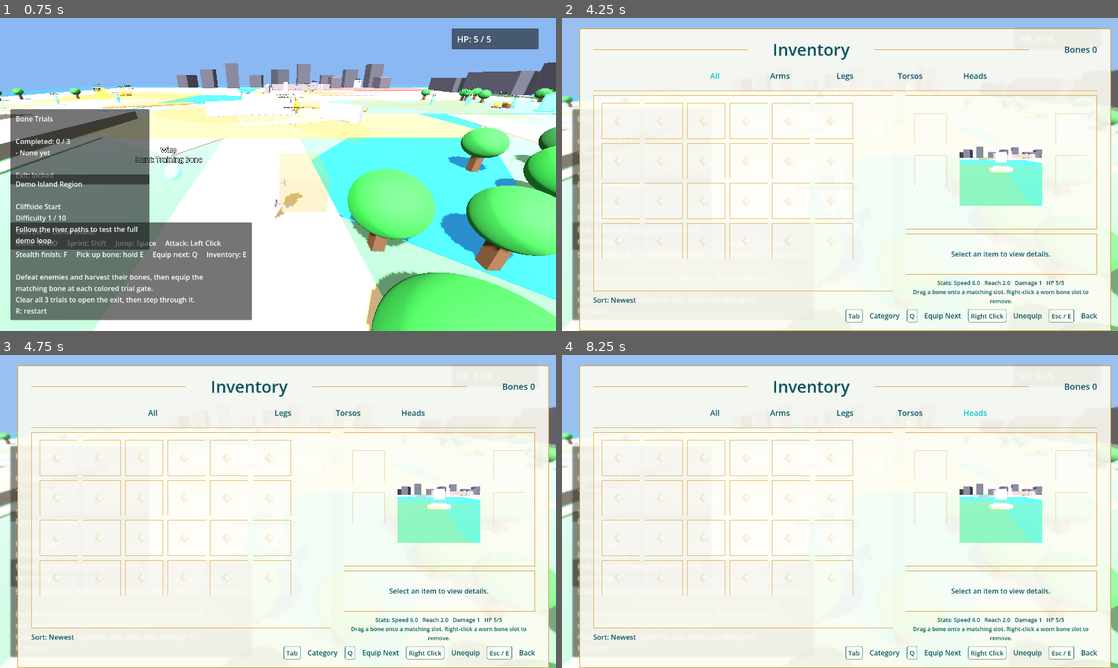
Above: before the commit, frames 1-4 (two rows, left to right).
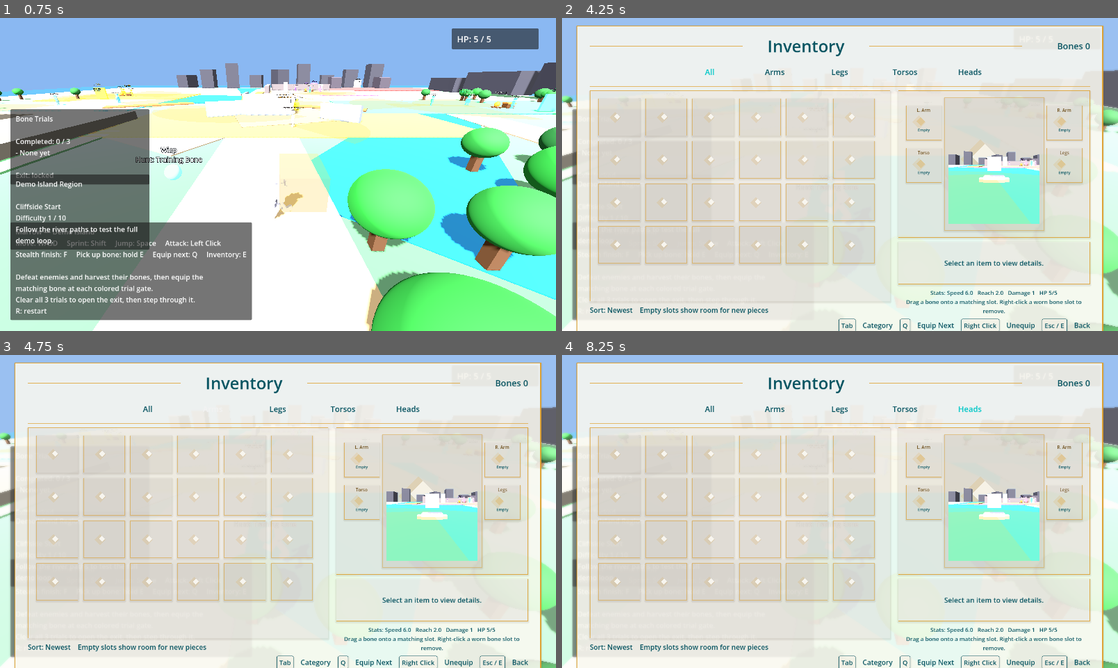
Above: after the commit, the same moments.

Repository: MarrowGameDev/MARROW
Game: Godot game, scene res://scenes/main.tscn
The game is run twice, just before and just after one commit, with the same random seed, the same clock (stepped at 60 frames per second) and the same inputs.
Inputs (mouse positions are in pixels of both pictures, inside the frame that each line leads up to):
- Up to frame 1 (0.75 s): tap Enter at 0.5 s; move the mouse to (400, 158) at 0.52 s; hold D (move_right) from 0.53 s (still down); tap Q (equip) at 0.6 s; click (400, 158) at 0.67 s
- Up to frame 2 (4.25 s): tap Space (jump) at 0.77, 3.77 s; release D (move_right) at 1.25 s; drag from (728, 190) to (812, 237) at 1.27 s; move the mouse to (895, 105) at 2.02 s; hold D (move_right) 2.03-2.75 s; tap Q (equip) at 2.1, 3.8 s; click (895, 105) at 2.17 s; drag from (812, 237) to (673, 127) at 2.77 s; move the mouse to (1006, 221) at 3.52 s; hold A (move_left) from 3.53 s (still down); tap F (stealth_finish) at 3.6 s; click (1006, 221) at 3.67 s; tap E (inventory) at 4.15 s
- Up to frame 3 (4.75 s): release A (move_left) at 4.25 s; click "Arms" at 4.25 s
- Up to frame 4 (8.25 s): click "Legs" at 5 s; click "All" at 5.75 s; click "Torsos" at 6.5 s; click "Heads" at 7.25 s; tap Space (jump) at 8 s; drag from (928, 467) to (756, 433) at 8.02 s

Frame 1 is identical in both runs. In frame 2, 43% of the frame differs, in the area x 2-99%, y 2-100%; in frame 3, 43%; in frame 4, 43%.

Commit message:
mejora la interfaz del inventario y excluye cachés de Godot(pene)

Diff:
--- a/scripts/player.gd
+++ b/scripts/player.gd
@@ -620,28 +620,28 @@
 	safe_area.anchor_bottom = 1.0
 	safe_area.process_mode = Node.PROCESS_MODE_ALWAYS
 	safe_area.mouse_filter = Control.MOUSE_FILTER_IGNORE
-	safe_area.add_theme_constant_override("margin_left", 40)
-	safe_area.add_theme_constant_override("margin_top", 24)
-	safe_area.add_theme_constant_override("margin_right", 40)
-	safe_area.add_theme_constant_override("margin_bottom", 24)
+	safe_area.add_theme_constant_override("margin_left", 34)
+	safe_area.add_theme_constant_override("margin_top", 18)
+	safe_area.add_theme_constant_override("margin_right", 34)
+	safe_area.add_theme_constant_override("margin_bottom", 18)
 	inventory_root.add_child(safe_area)
 
 	var panel := PanelContainer.new()
 	panel.name = "InventoryPanel"
 	panel.process_mode = Node.PROCESS_MODE_ALWAYS
-	panel.add_theme_stylebox_override("panel", _make_inventory_style(Color(0.99, 0.985, 0.945, 0.90), Color(0.87, 0.63, 0.19, 0.95), 2, 0))
+	panel.add_theme_stylebox_override("panel", _make_inventory_style(Color(0.99, 0.985, 0.955, 0.86), Color(0.87, 0.63, 0.19, 0.96), 2, 0))
 	safe_area.add_child(panel)
 
 	var panel_margin := MarginContainer.new()
-	panel_margin.add_theme_constant_override("margin_left", 26)
-	panel_margin.add_theme_constant_override("margin_top", 18)
-	panel_margin.add_theme_constant_override("margin_right", 26)
-	panel_margin.add_theme_constant_override("margin_bottom", 16)
+	panel_margin.add_theme_constant_override("margin_left", 24)
+	panel_margin.add_theme_constant_override("margin_top", 16)
+	panel_margin.add_theme_constant_override("margin_right", 24)
+	panel_margin.add_theme_constant_override("margin_bottom", 14)
 	panel.add_child(panel_margin)
 
 	var root := VBoxContainer.new()
 	root.process_mode = Node.PROCESS_MODE_ALWAYS
-	root.add_theme_constant_override("separation", 10)
+	root.add_theme_constant_override("separation", 9)
 	panel_margin.add_child(root)
 
 	var header := HBoxContainer.new()
@@ -679,11 +679,11 @@
 
 	var body := HBoxContainer.new()
 	body.size_flags_vertical = Control.SIZE_EXPAND_FILL
-	body.add_theme_constant_override("separation", 28)
+	body.add_theme_constant_override("separation", 18)
 	root.add_child(body)
 
 	var left_panel := VBoxContainer.new()
-	left_panel.custom_minimum_size = Vector2(690, 0)
+	left_panel.custom_minimum_size = Vector2(650, 0)
 	left_panel.size_flags_horizontal = Control.SIZE_EXPAND_FILL
 	left_panel.size_flags_vertical = Control.SIZE_EXPAND_FILL
 	left_panel.add_theme_constant_override("separation", 8)
@@ -704,12 +704,12 @@
 	items_grid = GridContainer.new()
 	items_grid.process_mode = Node.PROCESS_MODE_ALWAYS
 	items_grid.columns = 6
-	items_grid.add_theme_constant_override("h_separation", 10)
-	items_grid.add_theme_constant_override("v_separation", 10)
+	items_grid.add_theme_constant_override("h_separation", 12)
+	items_grid.add_theme_constant_override("v_separation", 12)
 	grid_margin.add_child(items_grid)
 
 	var sort_label := Label.new()
-	sort_label.text = "Sort: Newest"
+	sort_label.text = "Sort: Newest    Empty slots show room for new pieces"
 	sort_label.add_theme_font_size_override("font_size", 16)
 	sort_label.add_theme_color_override("font_color", Color(0.03, 0.33, 0.38, 1.0))
 	left_panel.add_child(sort_label)
@@ -721,20 +721,20 @@
 	body.add_child(right_panel)
 
 	var preview_panel := PanelContainer.new()
-	preview_panel.custom_minimum_size = Vector2(430, 300)
-	preview_panel.add_theme_stylebox_override("panel", _make_inventory_style(Color(1.0, 1.0, 1.0, 0.22), Color(0.87, 0.63, 0.19, 0.85), 1, 0))
+	preview_panel.custom_minimum_size = Vector2(430, 330)
+	preview_panel.add_theme_stylebox_override("panel", _make_inventory_style(Color(1.0, 1.0, 1.0, 0.18), Color(0.87, 0.63, 0.19, 0.88), 1, 0))
 	right_panel.add_child(preview_panel)
 
 	var preview_area := MarginContainer.new()
-	preview_area.add_theme_constant_override("margin_left", 14)
-	preview_area.add_theme_constant_override("margin_top", 14)
-	preview_area.add_theme_constant_override("margin_right", 14)
-	preview_area.add_theme_constant_override("margin_bottom", 14)
+	preview_area.add_theme_constant_override("margin_left", 12)
+	preview_area.add_theme_constant_override("margin_top", 12)
+	preview_area.add_theme_constant_override("margin_right", 12)
+	preview_area.add_theme_constant_override("margin_bottom", 12)
 	preview_panel.add_child(preview_area)
 	preview_area.add_child(_build_paper_doll())
 
 	var details_panel := PanelContainer.new()
-	details_panel.custom_minimum_size = Vector2(430, 92)
+	details_panel.custom_minimum_size = Vector2(430, 96)
 	details_panel.add_theme_stylebox_override("panel", _make_inventory_style(Color(1.0, 1.0, 1.0, 0.32), Color(0.87, 0.63, 0.19, 0.85), 1, 0))
 	right_panel.add_child(details_panel)
 
@@ -747,7 +747,7 @@
 
 	hover_info_label = Label.new()
 	hover_info_label.name = "HoverInfoLabel"
-	hover_info_label.custom_minimum_size = Vector2(390, 62)
+	hover_info_label.custom_minimum_size = Vector2(390, 66)
 	hover_info_label.autowrap_mode = TextServer.AUTOWRAP_WORD_SMART
 	hover_info_label.horizontal_alignment = HORIZONTAL_ALIGNMENT_CENTER
 	hover_info_label.vertical_alignment = VERTICAL_ALIGNMENT_CENTER
@@ -757,7 +757,7 @@
 
 	inventory_label = Label.new()
 	inventory_label.name = "InventoryLabel"
-	inventory_label.custom_minimum_size = Vector2(430, 42)
+	inventory_label.custom_minimum_size = Vector2(430, 44)
 	inventory_label.autowrap_mode = TextServer.AUTOWRAP_WORD_SMART
 	inventory_label.add_theme_font_size_override("font_size", 13)
 	inventory_label.add_theme_color_override("font_color", Color(0.03, 0.33, 0.38, 1.0))
@@ -920,32 +920,35 @@
 	style.content_margin_top = 4
 	style.content_margin_right = 6
 	style.content_margin_bottom = 4
+	style.shadow_color = Color(0.21, 0.13, 0.04, 0.10)
+	style.shadow_size = 4
+	style.shadow_offset = Vector2(0, 2)
 	return style
 
 
 func _make_empty_inventory_slot() -> Control:
 	var slot := Control.new()
-	slot.custom_minimum_size = Vector2(88, 82)
+	slot.custom_minimum_size = Vector2(96, 86)
 	slot.mouse_filter = Control.MOUSE_FILTER_IGNORE
 
 	var frame := PanelContainer.new()
 	frame.position = Vector2(0, 0)
-	frame.size = Vector2(88, 82)
+	frame.size = Vector2(96, 86)
 	frame.mouse_filter = Control.MOUSE_FILTER_IGNORE
-	frame.add_theme_stylebox_override("panel", _make_inventory_style(Color(1.0, 1.0, 1.0, 0.16), Color(0.87, 0.63, 0.19, 0.62), 1, 0))
+	frame.add_theme_stylebox_override("panel", _make_inventory_style(Color(1.0, 1.0, 1.0, 0.12), Color(0.87, 0.63, 0.19, 0.58), 1, 0))
 	slot.add_child(frame)
 
 	var diamond := ColorRect.new()
 	diamond.color = Color(0.87, 0.63, 0.19, 0.16)
-	diamond.position = Vector2(38, 30)
-	diamond.size = Vector2(16, 16)
+	diamond.position = Vector2(39, 31)
+	diamond.size = Vector2(18, 18)
 	diamond.rotation = PI / 4.0
 	diamond.mouse_filter = Control.MOUSE_FILTER_IGNORE
 	slot.add_child(diamond)
 
 	var diamond_inner := ColorRect.new()
 	diamond_inner.color = Color(0.98, 0.975, 0.955, 0.92)
-	diamond_inner.position = Vector2(41, 33)
+	diamond_inner.position = Vector2(43, 35)
 	diamond_inner.size = Vector2(10, 10)
 	diamond_inner.rotation = PI / 4.0
 	diamond_inner.mouse_filter = Control.MOUSE_FILTER_IGNORE
@@ -956,13 +959,13 @@
 func _build_character_preview_panel() -> Control:
 	var container := SubViewportContainer.new()
 	container.name = "CharacterPreview"
-	container.position = Vector2(106.0, 12.0)
-	container.size = Vector2(190.0, 224.0)
+	container.position = Vector2(98.0, 15.0)
+	container.size = Vector2(210.0, 276.0)
 	container.stretch = true
 	container.mouse_filter = Control.MOUSE_FILTER_IGNORE
 
 	var viewport := SubViewport.new()
-	viewport.size = Vector2i(190, 224)
+	viewport.size = Vector2i(210, 276)
 	viewport.transparent_bg = true
 	container.add_child(viewport)
 
@@ -979,9 +982,9 @@
 
 	var rig_holder := Node3D.new()
 	rig_holder.name = "PreviewRigHolder"
-	rig_holder.position = Vector3(0.0, -0.22, 0.0)
+	rig_holder.position = Vector3(0.0, -0.26, 0.0)
 	rig_holder.rotation_degrees = Vector3(0.0, 180.0, 0.0)
-	rig_holder.scale = Vector3.ONE * 1.35
+	rig_holder.scale = Vector3.ONE * 1.48
 	preview_scene.add_child(rig_holder)
 
 	inventory_preview_rig = ModularSkeletonRig.new()
@@ -990,7 +993,7 @@
 
 	var camera := Camera3D.new()
 	camera.name = "PreviewCamera"
-	camera.position = Vector3(0.0, 0.65, 2.7)
+	camera.position = Vector3(0.0, 0.68, 2.85)
 	camera.look_at(Vector3(0.0, 0.05, 0.0), Vector3.UP)
 	camera.current = true
 	preview_scene.add_child(camera)
@@ -1019,14 +1022,37 @@
 # the functional slots around it still handle drag/drop and right-click unequip.
 func _build_paper_doll() -> Control:
 	var doll := Control.new()
-	doll.custom_minimum_size = Vector2(402, 272)
+	doll.custom_minimum_size = Vector2(406, 306)
 	doll.mouse_filter = Control.MOUSE_FILTER_IGNORE
 
+	var center_frame := PanelContainer.new()
+	center_frame.position = Vector2(88, 0)
+	center_frame.size = Vector2(230, 306)
+	center_frame.mouse_filter = Control.MOUSE_FILTER_IGNORE
+	center_frame.add_theme_stylebox_override("panel", _make_inventory_style(Color(1.0, 1.0, 1.0, 0.12), Color(0.87, 0.63, 0.19, 0.46), 1, 0))
+	doll.add_child(center_frame)
+
+	var ring := ColorRect.new()
+	ring.position = Vector2(171, 96)
+	ring.size = Vector2(64, 64)
+	ring.rotation = PI / 4.0
+	ring.color = Color(0.87, 0.63, 0.19, 0.16)
+	ring.mouse_filter = Control.MOUSE_FILTER_IGNORE
+	doll.add_child(ring)
+
+	var ring_inner := ColorRect.new()
+	ring_inner.position = Vector2(182, 107)
+	ring_inner.size = Vector2(42, 42)
+	ring_inner.rotation = PI / 4.0
+	ring_inner.color = Color(0.99, 0.985, 0.955, 0.78)
+	ring_inner.mouse_filter = Control.MOUSE_FILTER_IGNORE
+	doll.add_child(ring_inner)
+
 	doll.add_child(_build_character_preview_panel())
-	_place_slot(doll, "left_arm", "L. Arm", Vector2(2, 24))
-	_place_slot(doll, "right_arm", "R. Arm", Vector2(326, 24))
-	_place_slot(doll, "body", "Torso", Vector2(2, 120))
-	_place_slot(doll, "legs", "Legs", Vector2(326, 120))
+	_place_slot(doll, "left_arm", "L. Arm", Vector2(0, 18))
+	_place_slot(doll, "right_arm", "R. Arm", Vector2(324, 18))
+	_place_slot(doll, "body", "Torso", Vector2(0, 116))
+	_place_slot(doll, "legs", "Legs", Vector2(324, 116))
 
 	return doll
 
--- a/scripts/ui_bone_item.gd
+++ b/scripts/ui_bone_item.gd
@@ -8,42 +8,68 @@
 var bone_id: String = ""
 var player: Node = null
 var _label: Label = null
+var _slot_label: Label = null
 
 
 # Called right after .new() to fill in the tile's look and data.
 func setup(id: String, player_ref: Node) -> void:
 	bone_id = id
 	player = player_ref
-	custom_minimum_size = Vector2(88, 82)
+	custom_minimum_size = Vector2(96, 86)
 	process_mode = Node.PROCESS_MODE_ALWAYS
 	mouse_filter = Control.MOUSE_FILTER_STOP
 
 	var frame := PanelContainer.new()
 	frame.position = Vector2(0, 0)
-	frame.size = Vector2(88, 82)
+	frame.size = Vector2(96, 86)
 	frame.mouse_filter = Control.MOUSE_FILTER_IGNORE
-	frame.add_theme_stylebox_override("panel", _make_tile_style(Color(1.0, 1.0, 1.0, 0.62), Color(0.87, 0.63, 0.19, 0.72), 1))
+	frame.add_theme_stylebox_override("panel", _make_tile_style(Color(1.0, 1.0, 1.0, 0.58), Color(0.87, 0.63, 0.19, 0.78), 1))
 	add_child(frame)
 
+	var top_rule := ColorRect.new()
+	top_rule.color = Color(0.87, 0.63, 0.19, 0.36)
+	top_rule.position = Vector2(12, 10)
+	top_rule.size = Vector2(72, 1)
+	top_rule.mouse_filter = Control.MOUSE_FILTER_IGNORE
+	add_child(top_rule)
+
 	# The colored square (matches the bone's color).
-	var box := ColorRect.new()
-	box.color = BoneDatabase.color(id)
-	box.position = Vector2(30, 18)
-	box.size = Vector2(28, 28)
-	box.rotation = PI / 4.0
-	box.mouse_filter = Control.MOUSE_FILTER_IGNORE
-	add_child(box)
+	var glow := ColorRect.new()
+	glow.color = BoneDatabase.color(id).lightened(0.18)
+	glow.position = Vector2(31, 17)
+	glow.size = Vector2(34, 34)
+	glow.rotation = PI / 4.0
+	glow.mouse_filter = Control.MOUSE_FILTER_IGNORE
+	add_child(glow)
+
+	var core := ColorRect.new()
+	core.color = BoneDatabase.color(id)
+	core.position = Vector2(35, 21)
+	core.size = Vector2(26, 26)
+	core.rotation = PI / 4.0
+	core.mouse_filter = Control.MOUSE_FILTER_IGNORE
+	add_child(core)
 
 	# The bone name under it, with a "(worn)" tag when it's currently equipped.
 	_label = Label.new()
-	_label.position = Vector2(4, 52)
-	_label.size = Vector2(80, 24)
-	_label.add_theme_font_size_override("font_size", 9)
+	_label.position = Vector2(5, 50)
+	_label.size = Vector2(86, 22)
+	_label.add_theme_font_size_override("font_size", 10)
 	_label.add_theme_color_override("font_color", Color(0.03, 0.33, 0.38, 1.0))
 	_label.horizontal_alignment = HORIZONTAL_ALIGNMENT_CENTER
 	_label.autowrap_mode = TextServer.AUTOWRAP_WORD_SMART
 	_label.mouse_filter = Control.MOUSE_FILTER_IGNORE
 	add_child(_label)
+
+	_slot_label = Label.new()
+	_slot_label.position = Vector2(5, 72)
+	_slot_label.size = Vector2(86, 12)
+	_slot_label.text = _slot_display_name(BoneDatabase.slot(id))
+	_slot_label.add_theme_font_size_override("font_size", 8)
+	_slot_label.add_theme_color_override("font_color", Color(0.44, 0.32, 0.12, 0.95))
+	_slot_label.horizontal_alignment = HORIZONTAL_ALIGNMENT_CENTER
+	_slot_label.mouse_filter = Control.MOUSE_FILTER_IGNORE
+	add_child(_slot_label)
 	refresh()
 
 	# Hovering shows this bone's stats in the inventory's info area.
@@ -81,8 +107,9 @@
 	var wrap := Control.new()
 	var rect := ColorRect.new()
 	rect.color = BoneDatabase.color(bone_id)
-	rect.size = Vector2(52, 52)
-	rect.position = Vector2(-26, -26) # center the ghost on the cursor
+	rect.size = Vector2(50, 50)
+	rect.position = Vector2(-25, -25) # center the ghost on the cursor
+	rect.rotation = PI / 4.0
 	wrap.add_child(rect)
 	return wrap
 
@@ -99,7 +126,24 @@
 	style.content_margin_top = 4
 	style.content_margin_right = 4
 	style.content_margin_bottom = 4
+	style.shadow_color = Color(0.21, 0.13, 0.04, 0.12)
+	style.shadow_size = 3
+	style.shadow_offset = Vector2(0, 2)
 	return style
+
+
+func _slot_display_name(slot: String) -> String:
+	match slot:
+		"right_arm", "left_arm":
+			return "Arms"
+		"legs":
+			return "Legs"
+		"body":
+			return "Torso"
+		"head":
+			return "Head"
+		_:
+			return "Piece"
 
 
 # Accept a bone dragged out of a slot, to unequip it.
--- a/scripts/ui_bone_slot.gd
+++ b/scripts/ui_bone_slot.gd
@@ -10,34 +10,53 @@
 
 var _box: ColorRect
 var _label: Label
+var _slot_label: Label
 
 
 func setup(slot: String, short: String, player_ref: Node) -> void:
 	slot_name = slot
 	short_name = short
 	player = player_ref
-	custom_minimum_size = Vector2(74, 72)
+	custom_minimum_size = Vector2(82, 80)
 	process_mode = Node.PROCESS_MODE_ALWAYS
 	mouse_filter = Control.MOUSE_FILTER_STOP
 
 	var frame := PanelContainer.new()
 	frame.position = Vector2(0, 0)
-	frame.size = Vector2(74, 72)
+	frame.size = Vector2(82, 80)
 	frame.mouse_filter = Control.MOUSE_FILTER_IGNORE
-	frame.add_theme_stylebox_override("panel", _make_slot_style(Color(1.0, 1.0, 1.0, 0.20), Color(0.87, 0.63, 0.19, 0.35), 1))
+	frame.add_theme_stylebox_override("panel", _make_slot_style(Color(1.0, 1.0, 1.0, 0.22), Color(0.87, 0.63, 0.19, 0.68), 1))
 	add_child(frame)
 
+	_slot_label = Label.new()
+	_slot_label.position = Vector2(4, 4)
+	_slot_label.size = Vector2(74, 16)
+	_slot_label.text = short_name
+	_slot_label.add_theme_font_size_override("font_size", 10)
+	_slot_label.add_theme_color_override("font_color", Color(0.44, 0.32, 0.12, 1.0))
+	_slot_label.horizontal_alignment = HORIZONTAL_ALIGNMENT_CENTER
+	_slot_label.mouse_filter = Control.MOUSE_FILTER_IGNORE
+	add_child(_slot_label)
+
+	var diamond_back := ColorRect.new()
+	diamond_back.position = Vector2(30, 23)
+	diamond_back.size = Vector2(22, 22)
+	diamond_back.rotation = PI / 4.0
+	diamond_back.color = Color(0.87, 0.63, 0.19, 0.14)
+	diamond_back.mouse_filter = Control.MOUSE_FILTER_IGNORE
+	add_child(diamond_back)
+
 	_box = ColorRect.new()
-	_box.position = Vector2(26, 12)
-	_box.size = Vector2(22, 22)
+	_box.position = Vector2(34, 27)
+	_box.size = Vector2(14, 14)
 	_box.rotation = PI / 4.0
 	_box.mouse_filter = Control.MOUSE_FILTER_IGNORE
 	add_child(_box)
 
 	_label = Label.new()
-	_label.position = Vector2(2, 44)
-	_label.size = Vector2(70, 26)
-	_label.add_theme_font_size_override("font_size", 8)
+	_label.position = Vector2(5, 50)
+	_label.size = Vector2(72, 27)
+	_label.add_theme_font_size_override("font_size", 9)
 	_label.add_theme_color_override("font_color", Color(0.03, 0.33, 0.38, 1.0))
 	_label.horizontal_alignment = HORIZONTAL_ALIGNMENT_CENTER
 	_label.autowrap_mode = TextServer.AUTOWRAP_WORD_SMART
@@ -73,10 +92,10 @@
 	if equipped.has(slot_name):
 		var bone_id: String = equipped[slot_name]
 		_box.color = BoneDatabase.color(bone_id)
-		_label.text = short_name + "\n" + BoneDatabase.display_name(bone_id)
+		_label.text = BoneDatabase.display_name(bone_id)
 	else:
-		_box.color = Color(1.0, 0.94, 0.68, 0.0)
-		_label.text = ""
+		_box.color = Color(0.87, 0.63, 0.19, 0.28)
+		_label.text = "Empty"
 
 
 # Drag the worn bone OUT of this slot.
@@ -93,6 +112,7 @@
 	rect.color = BoneDatabase.color(bone_id)
 	rect.size = Vector2(48, 48)
 	rect.position = Vector2(-24, -24)
+	rect.rotation = PI / 4.0
 	wrap.add_child(rect)
 	set_drag_preview(wrap)
 	return {"bone_id": bone_id, "source": "slot", "slot": slot_name}
@@ -129,4 +149,7 @@
 	style.content_margin_top = 4
 	style.content_margin_right = 4
 	style.content_margin_bottom = 4
+	style.shadow_color = Color(0.21, 0.13, 0.04, 0.10)
+	style.shadow_size = 3
+	style.shadow_offset = Vector2(0, 2)
 	return style
Not shown, added: .gitignore
